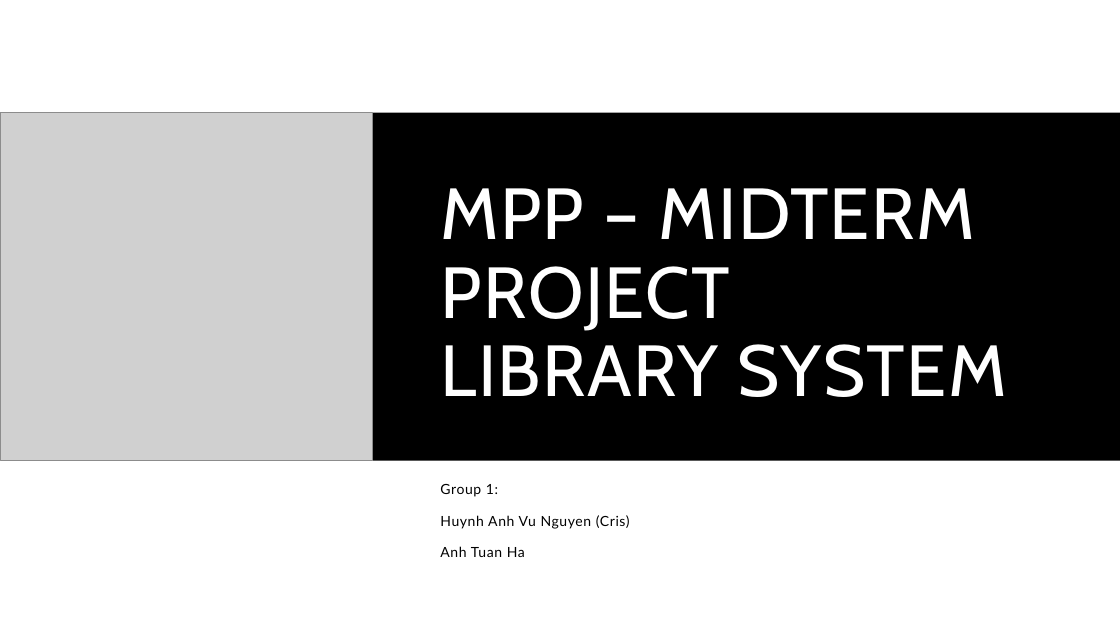
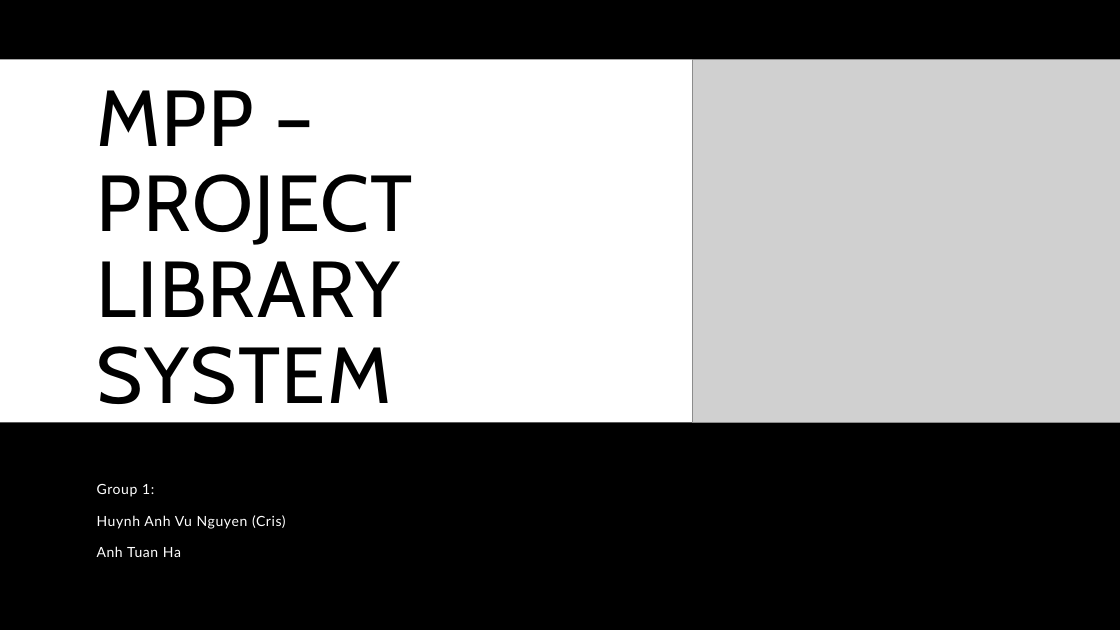
Before and after one commit to anhvu2889/miu-cs401-mpp, a slide deck: slide 1 of mpp-cs401/src/midterm/demo/Presentation.pptx. Drawn at 1120x630 pixels with LibreOffice and Linux fonts; fonts in the diff are those of the drawing; grey boxes stand for pictures. Boxes give left, top, right and bottom in pixels: in the first picture for what was removed or moved away, otherwise in the second. Text is boxed around its words. In the diff, an @@ line names an element or a change of style, - is before the commit and + after.

```diff
--- a/mpp-cs401/src/midterm/demo/Presentation.pptx
+++ b/mpp-cs401/src/midterm/demo/Presentation.pptx
@@ rectangle at (0, 0, 1120, 630): fill #FFFFFF to #000000 @@
@@ rectangle added at (0, 60, 1120, 423), fill #FFFFFF @@
@@ picture: place and size @@
-picture at (0, 113, 373, 460)
+picture at (692, 60, 1120, 423)
@@ title "MPP – PROJECT LIBRARY SYSTEM" at (97, 90, 414, 404): vertical alignment bottom to middle @@
@@ title at (97, 90, 414, 404): text changed; size 62 to 68 pt; text colour #FFFFFF to #000000 @@
-MPP – MIDTERM PROJECT
-LIBRARY SYSTEM
+MPP – PROJECT
+LIBRARY SYSTEM
@@ rectangle removed at (373, 113, 1120, 460) @@
@@ subtitle "Group 1:": place and size @@
-subtitle "Group 1:" at (440, 484, 630, 557)
+subtitle "Group 1:" at (97, 484, 286, 557)
@@ subtitle "Group 1:" at (97, 484, 286, 557): text colour #000000 to #FFFFFF @@
```
Also in this commit, not shown: 6 other slides changed, 1 slide added, 6 other files.
